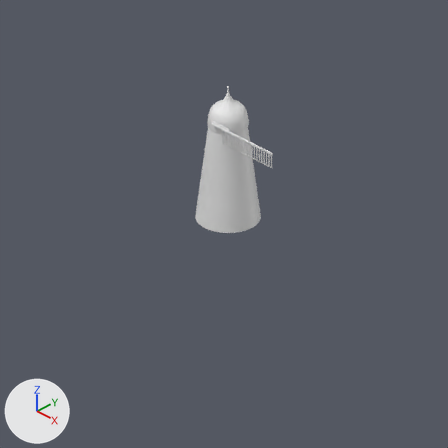
An edit to the Blender file development/graphics/buildings/greens windmill/windmill.blend, drawn before and after from the same camera.
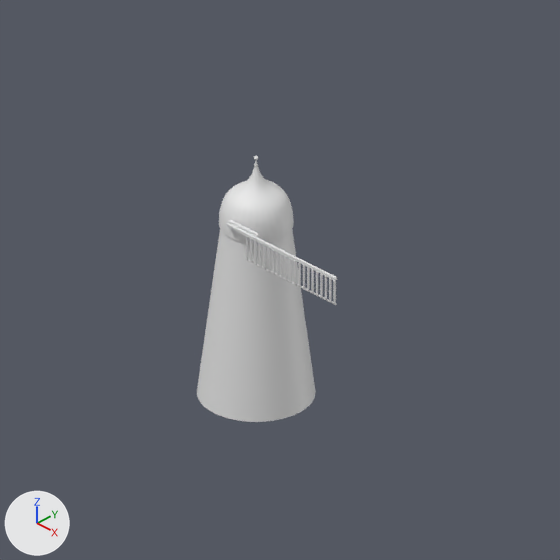
Each version is shown from the file's camera 'isoCamera', then close up on the part from 19% to 88% of the width and 0% to 69% of the height. Lighting does not change. The marker at lower left points along +X, +Y and +Z.

In view in the first close-up: 'sailArm', 'sailArmBlade', 'sailArmLower', 'sailArmSupport', 'tower', 'tower.001'.
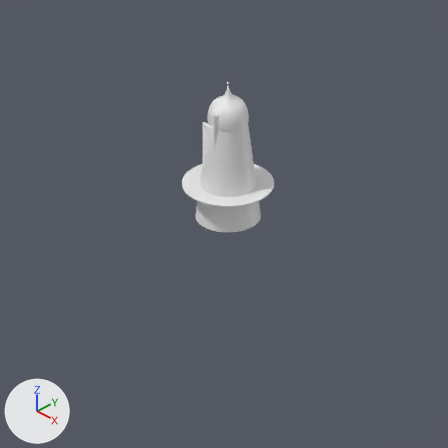
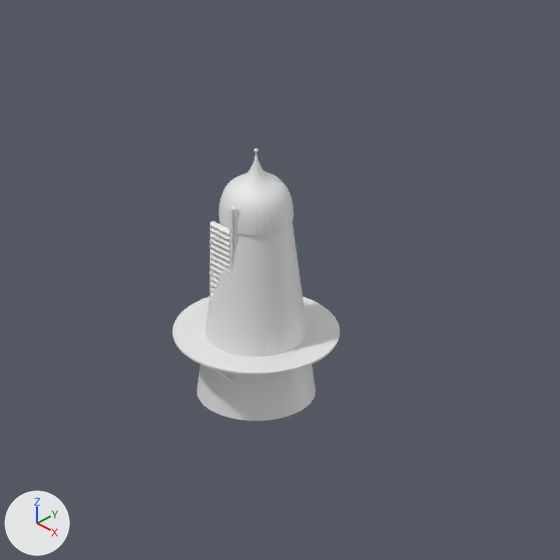
Commit message: scaling windmill

What changed in the scene script:
```text
Change me_cylinder_001:
    where me_cylinder_001.from_pydata(...)  # 384 vertices, 258 faces; spans x -1.0..1.0, y -1.0..1.0, z -1.0..0.67
    used by ob_tower_001; location = (-2.0, 3.3, 15.0); scale = (7.72, 7.72, 15.1)
    me_cylinder_001 part 1: the whole mesh is scaled about its middle by (1, 1, 1.04), then moved by (0.0, 0.0, -0.03)
Add me_cylinder_002:
    me_cylinder_002.from_pydata(...)  # a 128-sided cylinder along z spanning x -1.0..1.0, y -1.0..1.0, z -1.0..1.0
Add me_cube_007:
    me_cube_007.from_pydata(...)  # a box spanning x -1.0..1.0, y -1.0..1.0, z -1.0..42.8
Change ob_sailarmblade:
    ob_sailarmblade.location: (1.725, -2.075, 23.57) -> (1.725, -2.075, 23.64)
Change ob_sailarmlower:
    add ob_sailarmlower.parent = ob_sailarmsupport
    add ob_sailarmlower.matrix_parent_inverse = Matrix(((0.0, -5.186, 0.0, -8.632), (1.953, 0.0, 0.0, 2.749), (0.0, 0.0, 1.953, -53.37), (0.0, 0.0, 0.0, 1.0)))
    ob_sailarmlower.location: (1.725, -2.075, 23.45) -> (1.725, -2.075, 23.52)
Change ob_sailarmsupport:
    ob_sailarmsupport.location: (-1.4, -1.7, 27.3) -> (-1.4, -1.3, 29.1)
    ob_sailarmsupport.rotation_euler: (0.0, 0.0, 4.712) -> (-1.571, 0.0, 4.712)  # degrees (0, 0, 270) -> degrees (-90, 0, 270)
Change ob_sailarm:
    add ob_sailarm.parent = ob_sailarmsupport
    add ob_sailarm.matrix_parent_inverse = Matrix(((0.0, -5.186, 0.0, -8.632), (1.953, 0.0, 0.0, 2.749), (0.0, 0.0, 1.953, -53.37), (0.0, 0.0, 0.0, 1.0)))
    ob_sailarm.location: (-1.722, -2.075, 27.25) -> (-1.722, -2.075, 27.32)
Change ob_tower:
    ob_tower.location: (-2.0, 3.3, 25.1) -> (-2.0, 3.3, 26.2)
Change ob_tower_001:
    ob_tower_001.location: (-2.0, 3.3, 15.0) -> (-2.0, 3.3, 16.1)
Add ob_platform:
    ob_platform = bpy.data.objects.new('platform', me_cylinder_002)
    ob_platform.location = (-2.0, 3.3, 8.9)
    ob_platform.scale = (-10.9, -10.9, -0.132)
Add ob_cube:
    ob_cube = bpy.data.objects.new('Cube', me_cube_007)
    ob_cube.location = (0.1, -7.0, 8.7)
    ob_cube.rotation_euler = (10.21, 0.0, 6.283)  # degrees (225, 0, 360)
    ob_cube.scale = (0.182, 0.182, 0.182)
```

Pixel boxes (x1, y1, x2, y2) of what changed, in the close-ups (560 x 560 px):
'tower.001', mesh rescaled, moved: before (197, 230, 316, 422); after (197, 222, 316, 421)
'platform', added: after (173, 297, 340, 375)
'tower', moved: before (219, 160, 294, 243); after (219, 153, 294, 235)
'sailArmBlade', moved, turned: before (246, 236, 336, 304); after (210, 221, 230, 307)
'sailArm', moved, turned: before (226, 223, 337, 281); after (230, 208, 234, 273)
'sailArmSupport', moved, turned: before (228, 219, 259, 238); after (230, 206, 238, 245)
'sailArmLower', moved, turned: before (246, 259, 337, 305); after (210, 222, 212, 304)
'Cube', added: after (211, 368, 232, 383)
